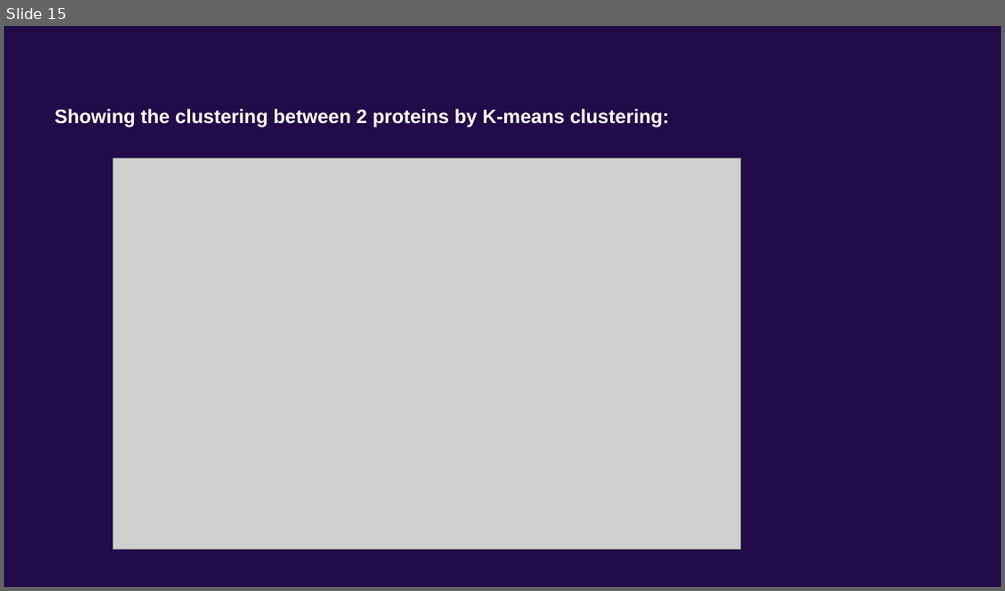
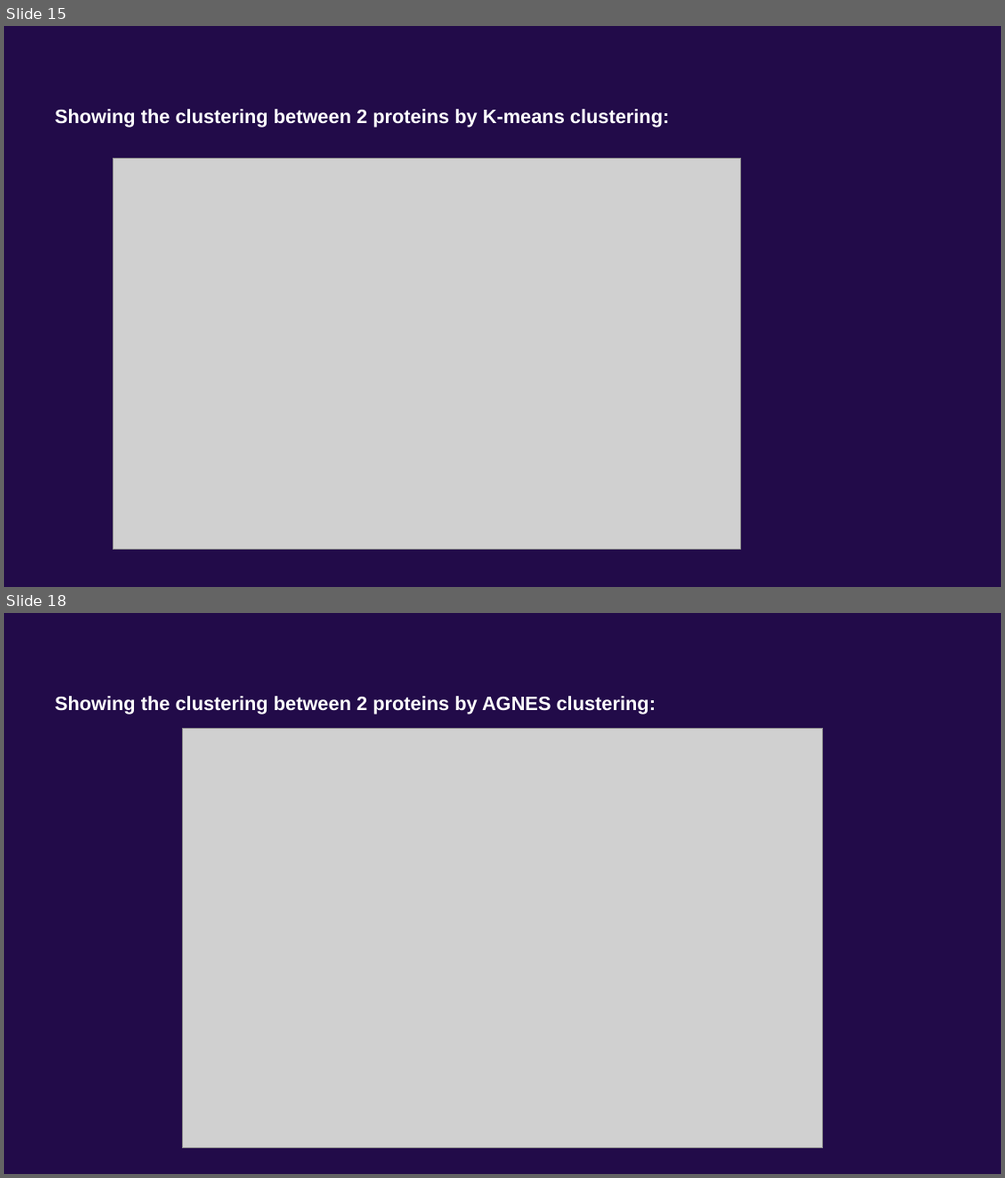
Before and after one commit to NurhandeAkyuz/Mice-Protein-Expression-Data-Analysis, a slide deck: Slides_data_mining_project2.pptx. Shown one above the other, each under a label of ours: slide 15 before the commit, slides 15 and 18 after it; the slides between them are not shown. The pictures are 1005x591 and 1005x1178 pixels, drawn with LibreOffice and Linux fonts; fonts in the diff are those of the drawing; grey boxes stand for pictures. Boxes give left, top, right and bottom in pixels: in the first picture for what was removed or moved away, otherwise in the second. Text is boxed around its words. In the diff, an @@ line names an element or a change of style, - is before the commit and + after.

Commit message:
agnes part is added

```diff
--- a/Slides_data_mining_project2.pptx
+++ b/Slides_data_mining_project2.pptx
@@ slide 18 added at <box>4,613,1001,1174</box>, background #220B49 @@
@@ text added at <box>55,696,655,714</box>, 14 pt, text #FFFFFF, bold @@
+Showing the clustering between 2 proteins by AGNES clustering:
@@ picture added at <box>182,728,824,1147</box> @@
```
Also in this commit, not shown: 23 other slides changed, 2 other slides added.
